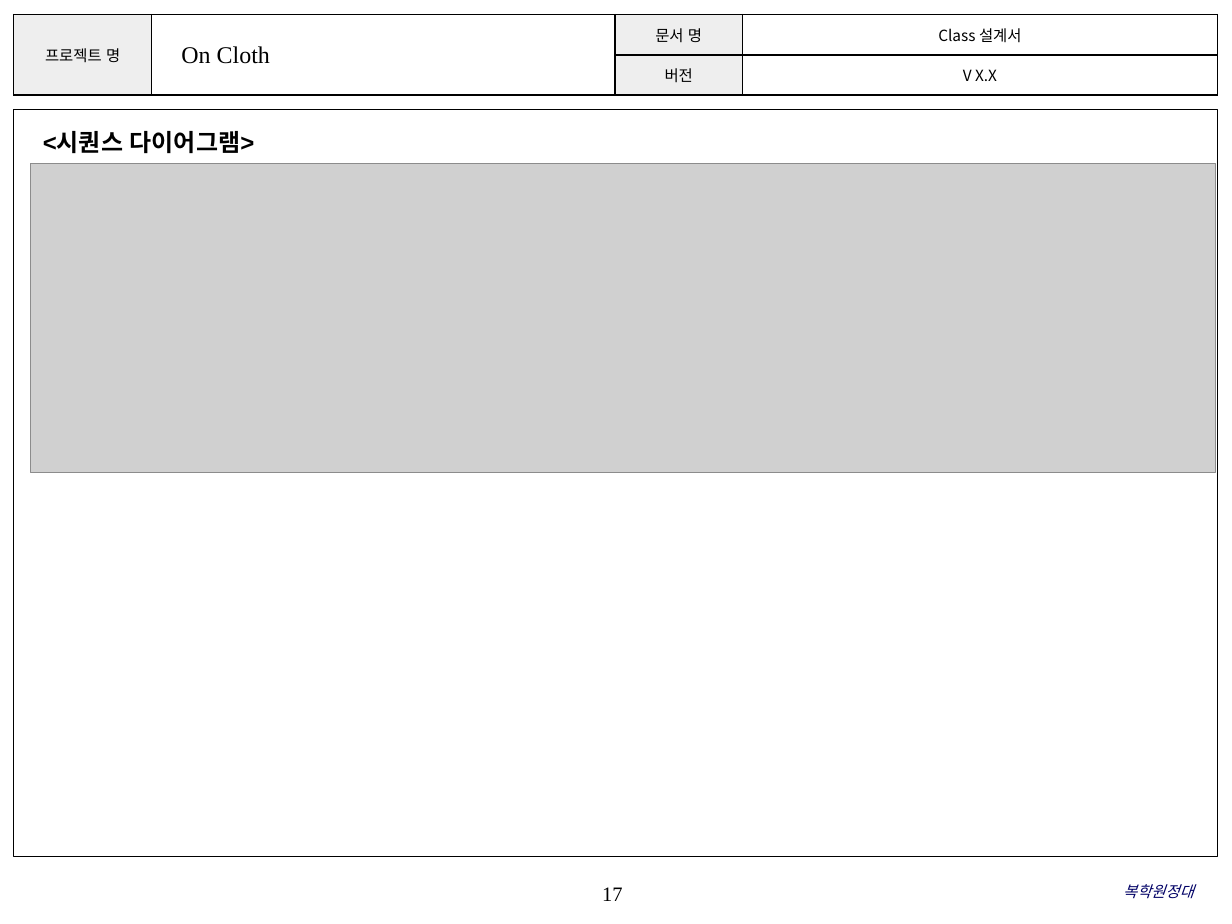
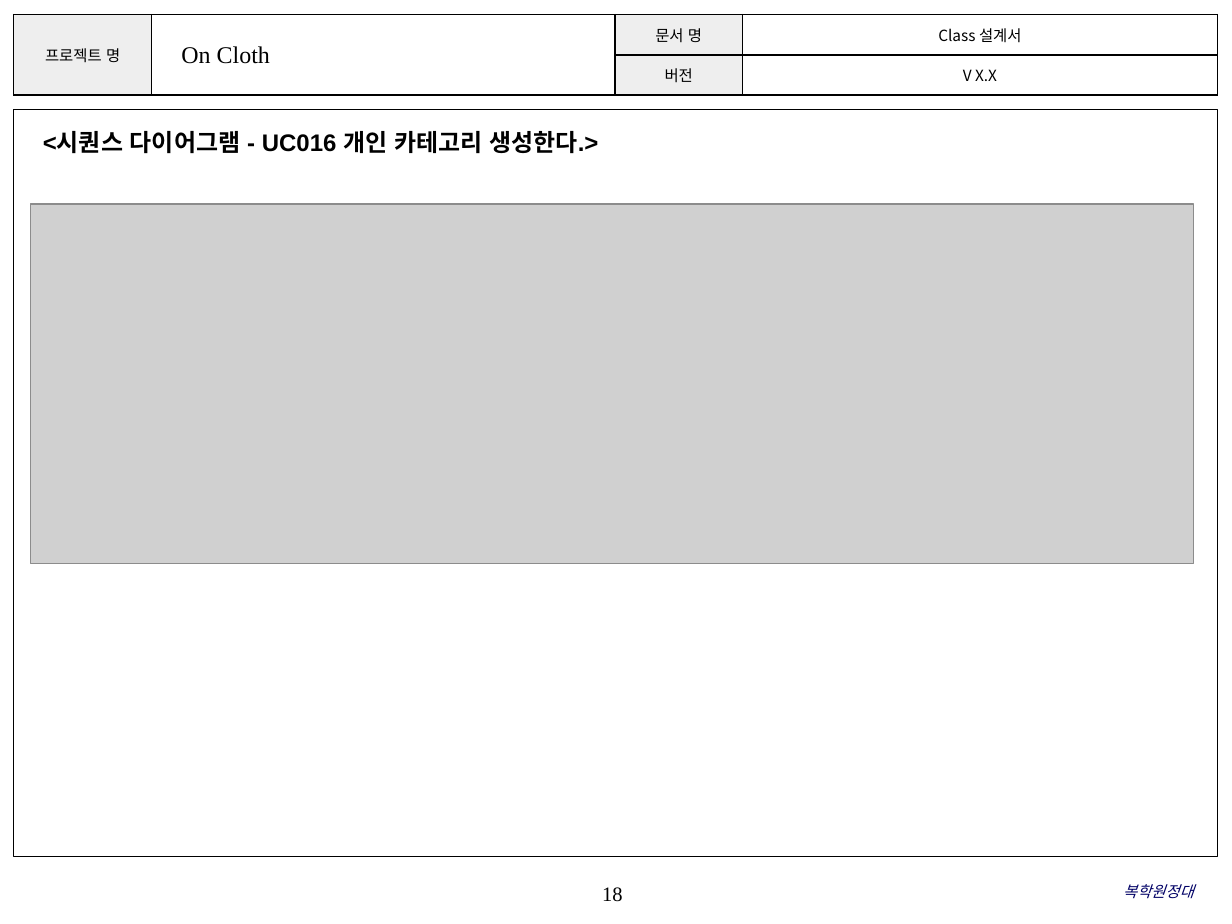
Before and after one commit to ParkSaeHyun/SoftwareEngineering, a slide deck: slide 18 of design/클래스다이어그램.pptx (slide 17 before the commit). Drawn at 1232x924 pixels with LibreOffice and Linux fonts; fonts in the diff are those of the drawing; grey boxes stand for pictures; background and template pictures are left out. Boxes give left, top, right and bottom in pixels: in the first picture for what was removed or moved away, otherwise in the second. Text is boxed around its words. In the diff, an @@ line names an element or a change of style, - is before the commit and + after.

Commit message:
요구사항명세서105수정 클래스다이어그램ppt 수정

```diff
--- a/design/클래스다이어그램.pptx
+++ b/design/클래스다이어그램.pptx
@@ text at [43, 131, 598, 153]: text changed @@
-<시퀀스 다이어그램>
+<시퀀스 다이어그램 - UC016 개인 카테고리 생성한다.>
@@ picture: place and size @@
-picture at [31, 164, 1216, 473]
+picture at [31, 205, 1194, 564]
@@ page number at [602, 887, 622, 902]: text changed @@
-17
+18
```
Also in this commit, not shown: 20 other slides changed, 1 slide added, 1 other file.
